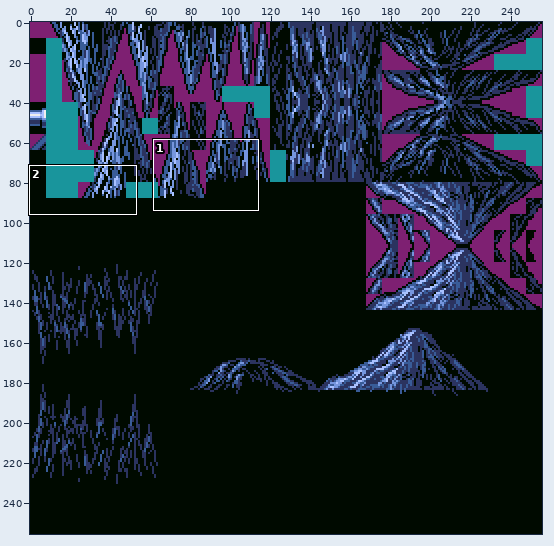
Two versions of one sprite sheet, source/assets/stage_cave.png. The first picture is a wide view before the edit; the outline marks the close-up.
Close-up. Earlier state:
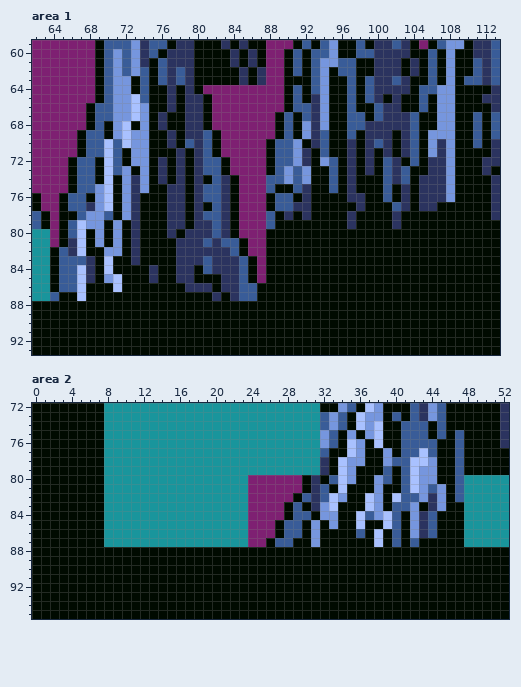
The file is 256x256 pixels. Shown: area 1: x 62..113, y 59..93; area 2: x 0..52, y 72..95.
After:
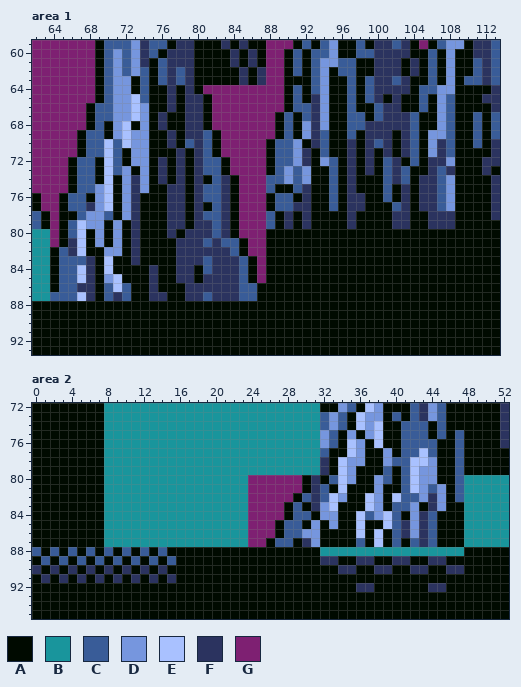
Palette (. is transparent): A #000a00  B #19959c  C #395c98  D #7696de  E #a9c1ff  F #2b335f  G #7e2072
What changed:
Area 1:
Colour A gives way to colour C in row 76 at x 95; in row 77 at x 95 and 107; in row 86 at x 70 and 72; in row 87 at x 65 to 66, 70, 72 and 81.
Colour D gives way to colour C in rows 65 to 71 at x 108.
Colour F gives way to colour C in rows 73 to 76 at x 107.
Colour A gives way to colour D in row 77 at x 108.
Colour A gives way to colour F in row 77 at x 97; in row 78 at x 103 and 106 to 108; in row 79 at x 90, 92, 103 and 106 to 108; in row 85 at x 81 to 82; in row 86 at x 68, 75 and 82; in row 87 at x 68, 71, 75 to 76, 79 to 80 and 83.
Colour D gives way to colour F in row 73 at x 108.
Colour E gives way to colour F in row 86 at x 67.
Area 2:
Colour A gives way to colour B in row 88 at x 32 to 47.
Colour A gives way to colour C in row 87 at x 36 and 44; in row 88 at x 0, 2, 4, 6, 8, 10, 12 and 14; in row 89 at x 1, 3, 5, 7, 9, 11, 13 and 15.
Colour A gives way to colour D in row 86 at x 30.
Colour C gives way to colour E in row 86 at x 36.
Colour A gives way to colour F in rows 85 to 86 at x 41; in row 87 at x 30 and 43; in row 89 at x 32 to 33, 36 to 37, 40 to 41 and 44 to 45; in row 90 at x 0, 2, 4, 6, 8, 10, 12, 14, 34 to 35, 38 to 39, 42 to 43 and 46 to 47; in row 91 at x 1, 3, 5, 7, 9, 11, 13 and 15; in row 92 at x 36 to 37 and 44 to 45.
Pixel boxes of the changes (left, top, right, bottom) in both close-ups:
changed: (401, 94, 455, 229)
changed: (284, 193, 356, 229)
changed: (59, 274, 230, 301)
changed: (302, 520, 464, 592)
changed: (32, 547, 176, 583)
